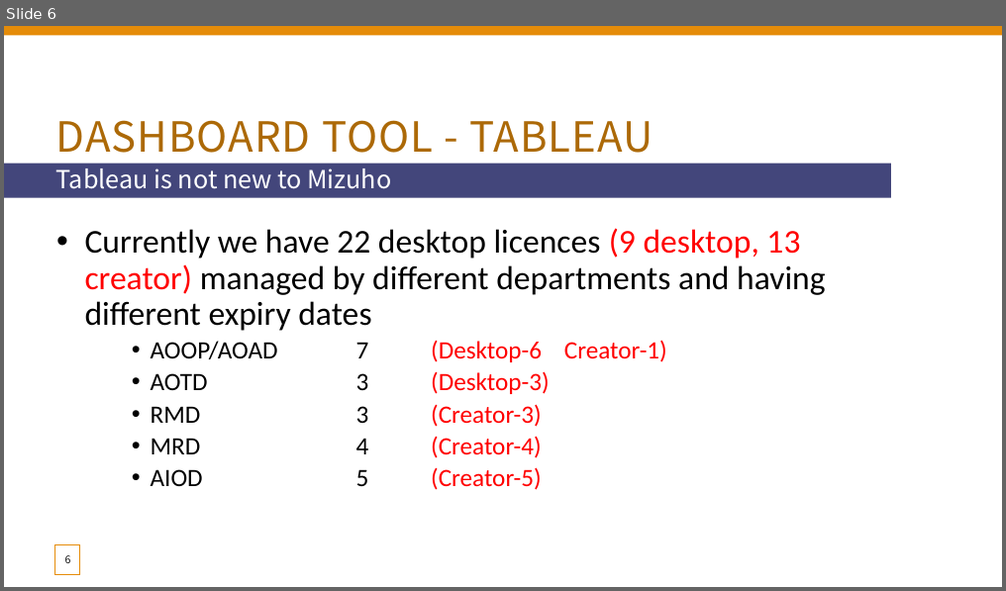
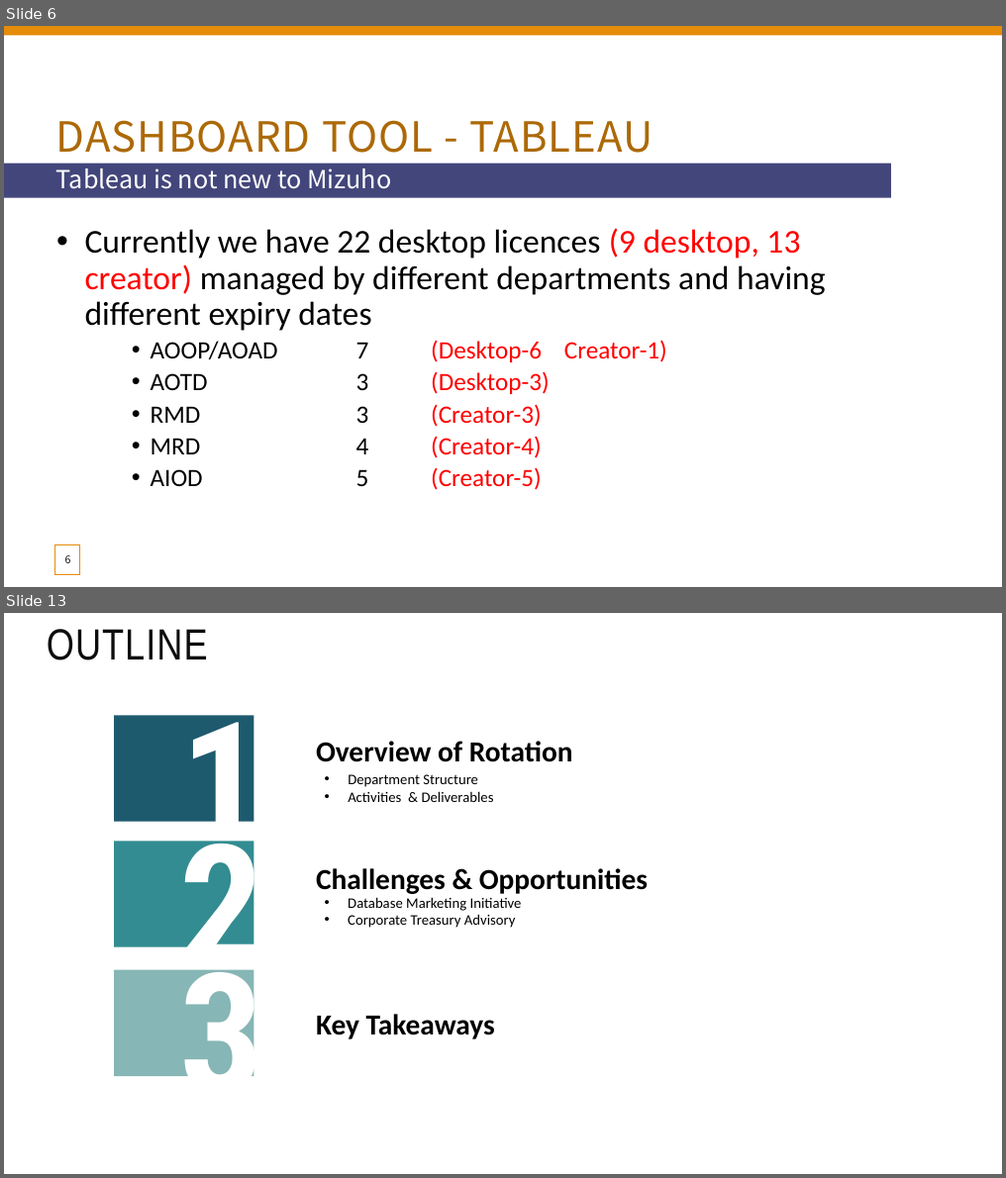
Before and after one commit to xiangshang4/RMD, a slide deck: Mizuho dashboard.pptx. Shown one above the other, each under a label of ours: slide 6 before the commit, slides 6 and 13 after it; the slides between them are not shown. The pictures are 1006x591 and 1006x1178 pixels, drawn with LibreOffice and Linux fonts; fonts in the diff are those of the drawing. Boxes give left, top, right and bottom in pixels: in the first picture for what was removed or moved away, otherwise in the second. Text is boxed around its words. In the diff, an @@ line names an element or a change of style, - is before the commit and + after.

```diff
--- a/Mizuho dashboard.pptx
+++ b/Mizuho dashboard.pptx
@@ slide 13 added at [4, 613, 1002, 1174], background #FFFFFF @@
@@ title added at [47, 629, 208, 661], 42 pt, text #0D0D0D @@
+OUTLINE
@@ rectangle added at [114, 716, 254, 822], fill #1E5A6E @@
@@ text added at [181, 715, 265, 878], 160 pt, text #FFFFFF, bold @@
+1
@@ text added at [316, 741, 573, 762], 28 pt, text #000000, bold @@
+Overview of Rotation
@@ text added at [348, 774, 494, 802], 14 pt, text #000000 @@
+• Department Structure
+• Activities & Deliverables
@@ text added at [180, 811, 264, 1001], 160 pt, text #FFFFFF, bold @@
+2
@@ rectangle added at [114, 842, 254, 948], fill #328C91 @@
@@ text added at [316, 868, 648, 894], 28 pt, text #000000, bold @@
+Challenges & Opportunities
@@ text added at [348, 897, 522, 928], 14 pt, text #000000 @@
+• Database Marketing Initiative
+• Corporate Treasury Advisory
@@ text added at [179, 941, 263, 1076], 160 pt, text #FFFFFF, bold @@
+3
@@ rectangle added at [114, 970, 254, 1076], fill #86B6B5 @@
@@ text added at [316, 1014, 495, 1040], 28 pt, text #000000, bold @@
+Key Takeaways
```
Also in this commit, not shown: 5 slides changed, 12 other slides added.
